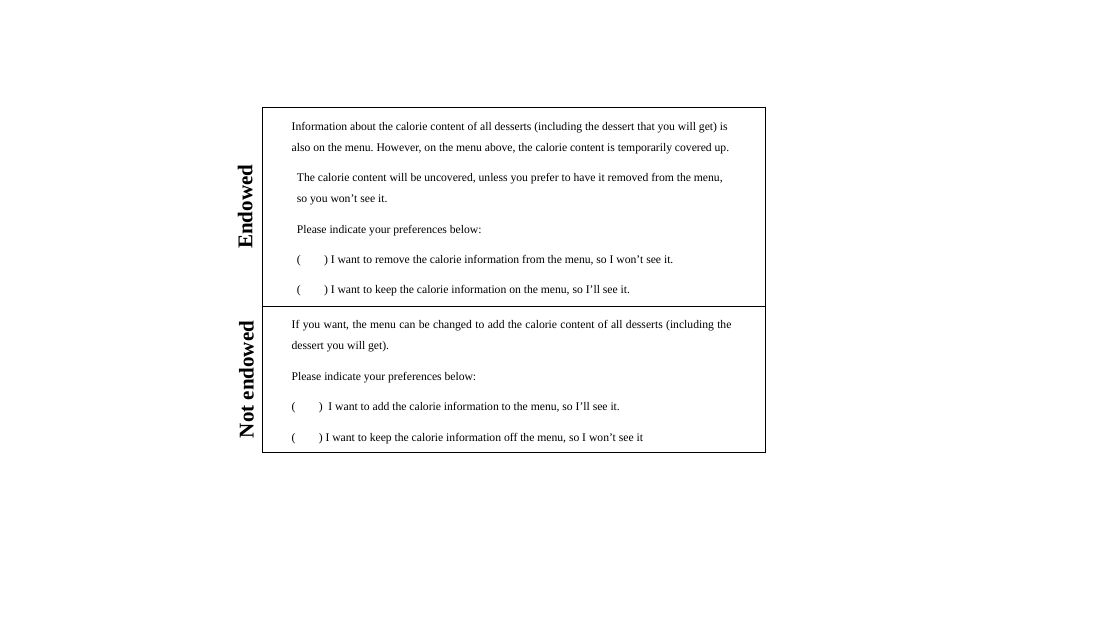
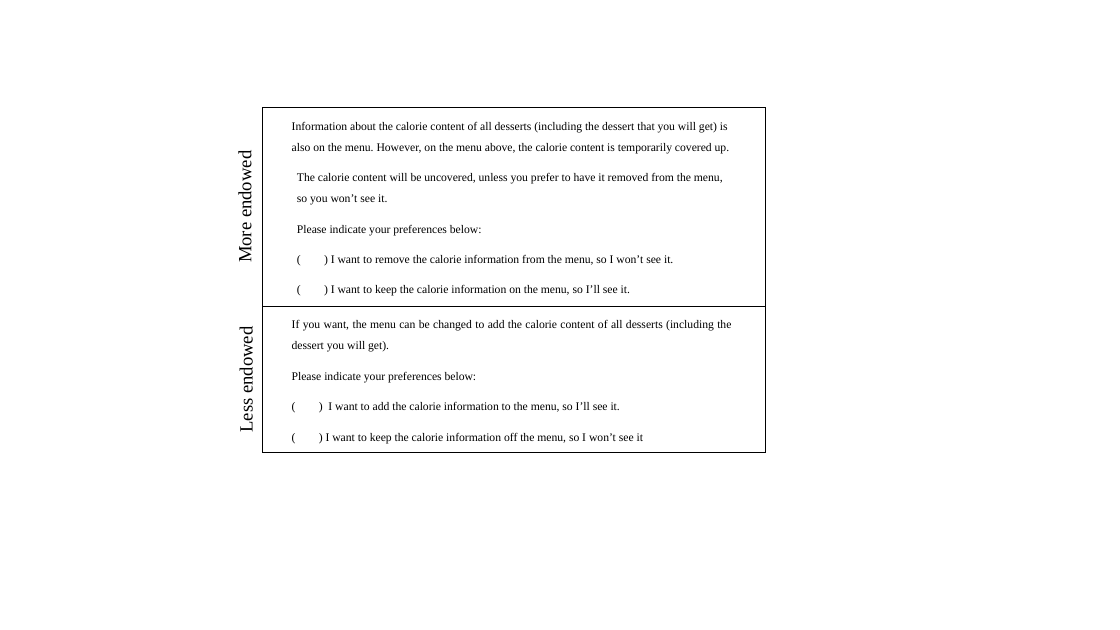
Before and after one commit to tabareCapitan/endowmentEffectInfo, a slide deck: slide 1 of myPaper/figures/keyManipulation.pptx. Drawn at 1120x630 pixels with LibreOffice and Linux fonts; fonts in the diff are those of the drawing. Boxes give left, top, right and bottom in pixels: in the first picture for what was removed or moved away, otherwise in the second. Text is boxed around its words. In the diff, an @@ line names an element or a change of style, - is before the commit and + after.

```diff
--- a/myPaper/figures/keyManipulation.pptx
+++ b/myPaper/figures/keyManipulation.pptx
@@ text at (235,157,256,262): text changed; size 18 to 16 pt; bold off @@
-Endowed
+More endowed
@@ text at (236,333,257,431): text changed; size 18 to 16 pt; bold off @@
-Not endowed
+Less endowed
```
Also in this commit, not shown: 50 other files.
